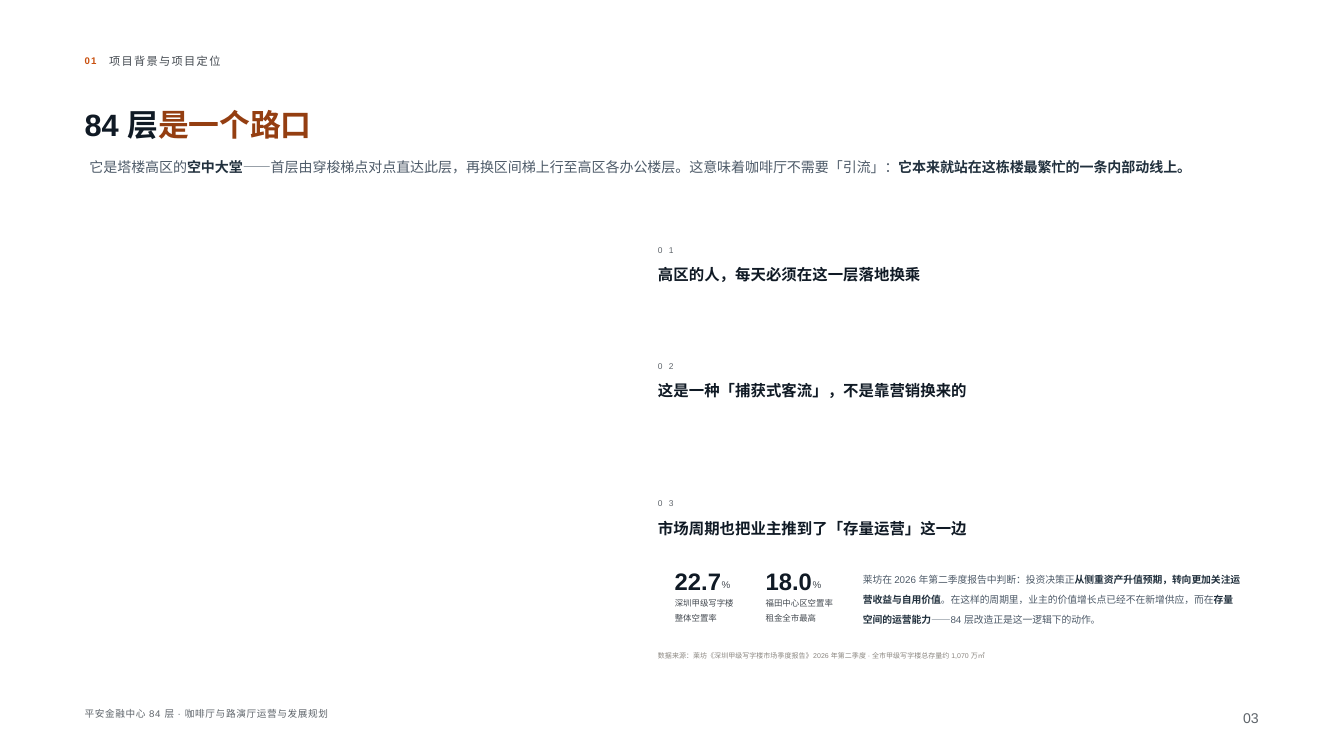
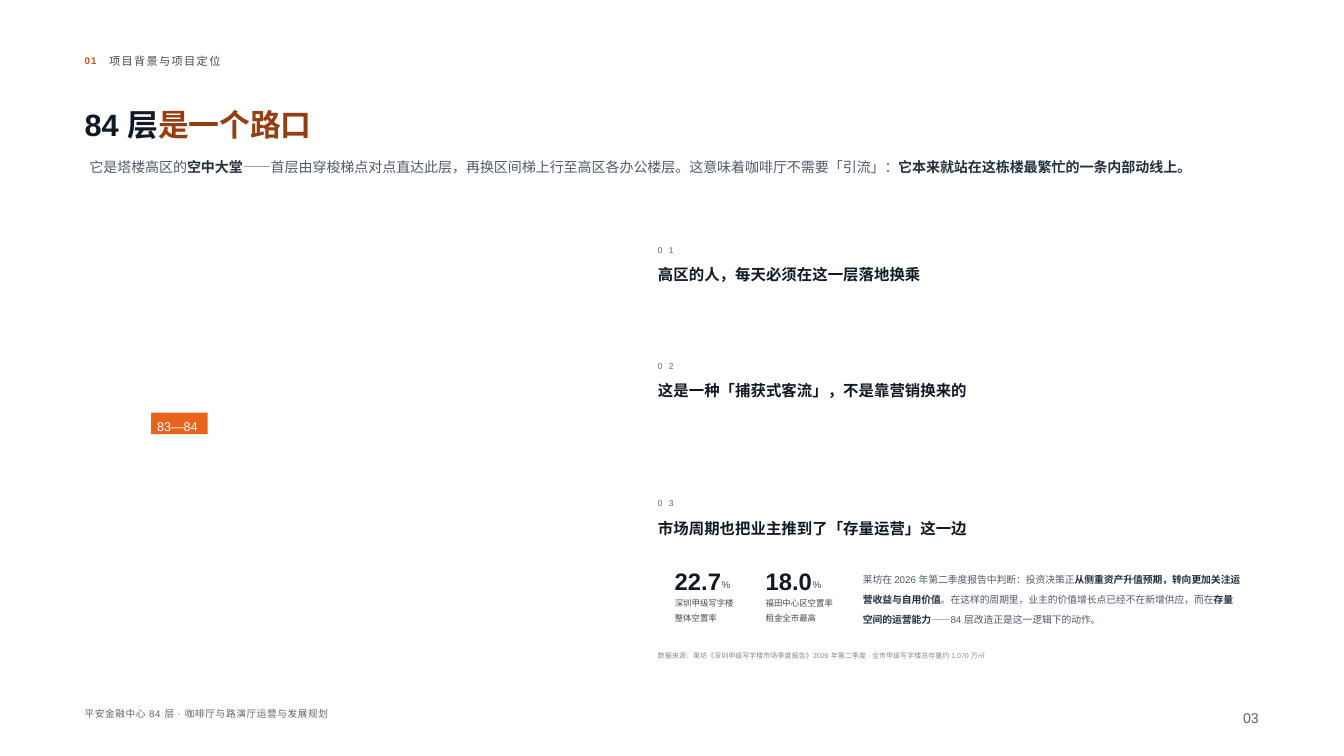
Before and after one commit to Kashing79/kashing, a slide deck: slide 3 of 84F汇报/平安金融中心84层·咖啡厅与路演厅运营与发展规划（正式汇报版）.pptx. Drawn at 1344x756 pixels with LibreOffice and Linux fonts; fonts in the diff are those of the drawing; background and template pictures are left out. Boxes give left, top, right and bottom in pixels: in the first picture for what was removed or moved away, otherwise in the second. Text is boxed around its words. In the diff, an @@ line names an element or a change of style, - is before the commit and + after.

```diff
--- a/84F汇报/平安金融中心84层·咖啡厅与路演厅运营与发展规划（正式汇报版）.pptx
+++ b/84F汇报/平安金融中心84层·咖啡厅与路演厅运营与发展规划（正式汇报版）.pptx
@@ rectangle added at <box>151,412,208,434</box>, fill #E8631B @@
@@ text "83—84": place and size @@
-text "83—84" at <box>133,415,234,436</box>
+text "83—84" at <box>157,422,198,431</box>
@@ text "83—84" at <box>157,422,198,431</box>: size 7 to 9 pt, bold off @@
```
Also in this commit, not shown: 37 other slides changed, 5 slides added, 57 other files.
